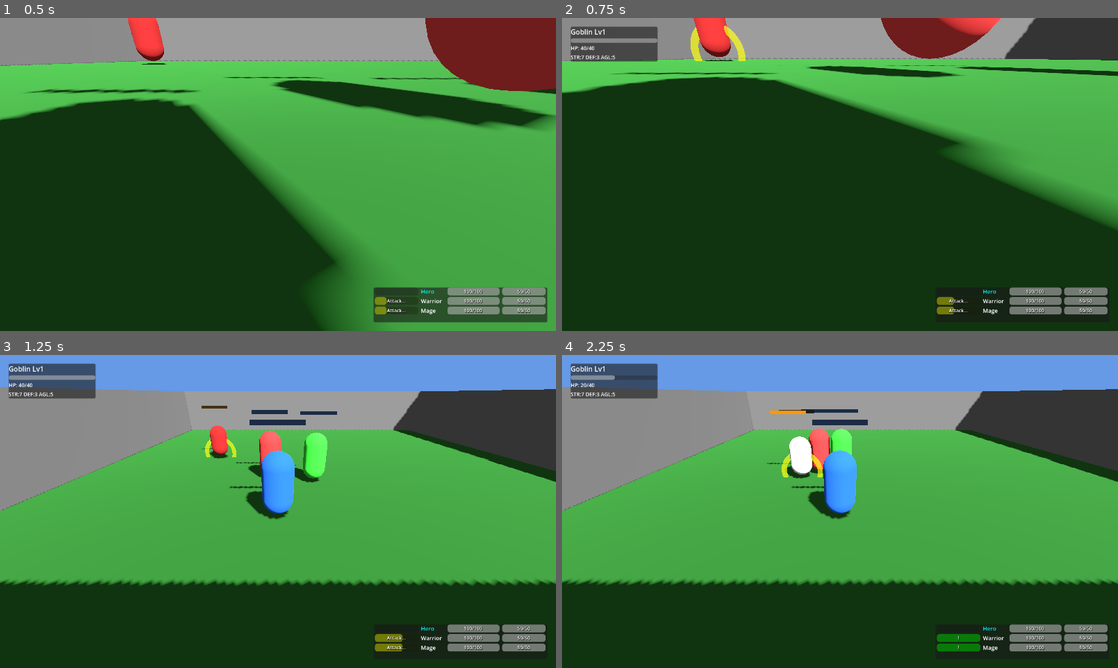
Above: before the commit, frames 1-4 (two rows, left to right).
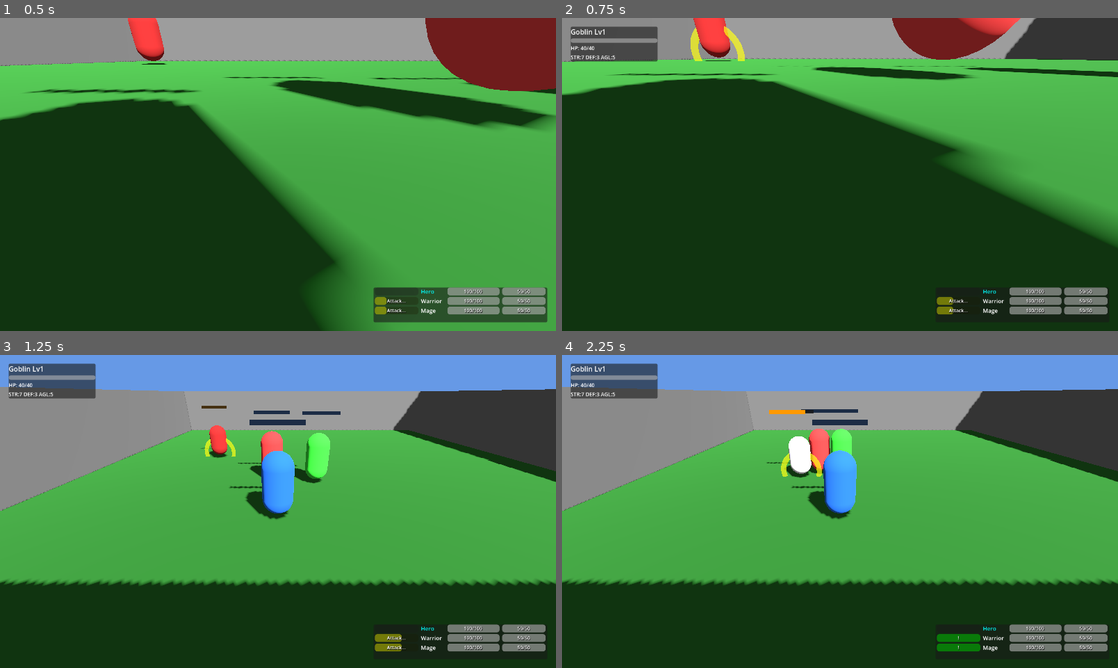
Above: after the commit, the same moments.

Repository: sphenlee/gauntlet
Game: Godot game, scene res://scenes/main.tscn
Two runs of this game, one before a commit and one after it. Both use one fixed random seed, a clock stepped at 60 frames per second and the inputs below.
Inputs:
- Up to frame 1 (0.5 s): no input
- Up to frame 2 (0.75 s): tap Enter (action_confirm) at 0.5 s; hold D (move_right) from 0.53 s (still down); hold Enter (action_confirm) from 0.53 s (still down)
- Up to frame 3 (1.25 s): keep holding D (move_right); keep holding Enter (action_confirm)
- Up to frame 4 (2.25 s): release D (move_right) at 1.28 s; release Enter (action_confirm) at 1.28 s; hold S (move_down) 1.28-2.03 s; tap E (enemy_select_next) at 1.35 s; hold D (move_right) from 2.03 s (still down); hold Q (enemy_select_prev) from 2.03 s (still down)

Frame 1 is identical in both runs. In frame 2, 6.1% of the frame differs, in the area x 0-100%, y 0-95%; in frame 3, 0.5%; in frame 4, 0.3%.

Commit message:
Fix pause: set game entities to PROCESS_MODE_PAUSABLE
Characters, enemies, arena, and camera were inheriting PROCESS_MODE_ALWAYS
from the main node, so they kept running while the tree was paused.
Explicitly set them all to PROCESS_MODE_PAUSABLE so they properly freeze
when the command menu opens.

Co-authored-by: Copilot <223556219+Copilot@users.noreply.github.com>

Diff:
--- a/scripts/main.gd
+++ b/scripts/main.gd
@@ -44,12 +44,14 @@
 
 func _build_arena() -> void:
 	arena = Arena.new()
+	arena.process_mode = Node.PROCESS_MODE_PAUSABLE
 	arena.portal_entered.connect(_on_portal_entered)
 	add_child(arena)
 
 func _build_party() -> void:
 	for i in range(3):
 		var character = _create_player_character(party_names[i], party_colors[i])
+		character.process_mode = Node.PROCESS_MODE_PAUSABLE
 		character.position = Vector3(i * 2.0 - 2.0, 0.5, 5.0)
 		character.formation_offset = formation_offsets[i]
 		character.died.connect(_on_character_died)
@@ -142,6 +144,7 @@
 
 func _build_camera() -> void:
 	camera_controller = CameraController.new()
+	camera_controller.process_mode = Node.PROCESS_MODE_PAUSABLE
 
 	var spring_arm = SpringArm3D.new()
 	spring_arm.name = "SpringArm3D"
@@ -217,6 +220,7 @@
 
 	for i in range(enemy_count):
 		var enemy = _create_enemy(i)
+		enemy.process_mode = Node.PROCESS_MODE_PAUSABLE
 		# Spread enemies around the arena
 		var angle = (TAU / enemy_count) * i + PI  # Start from north
 		var radius = arena.arena_size * 0.3
